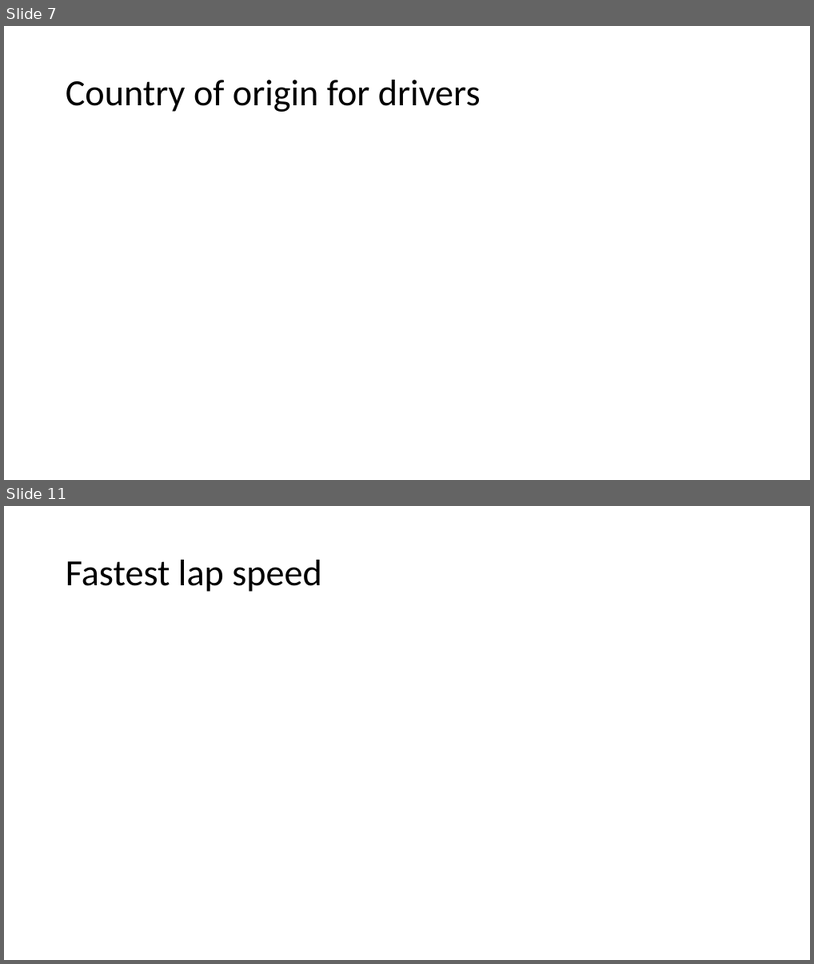
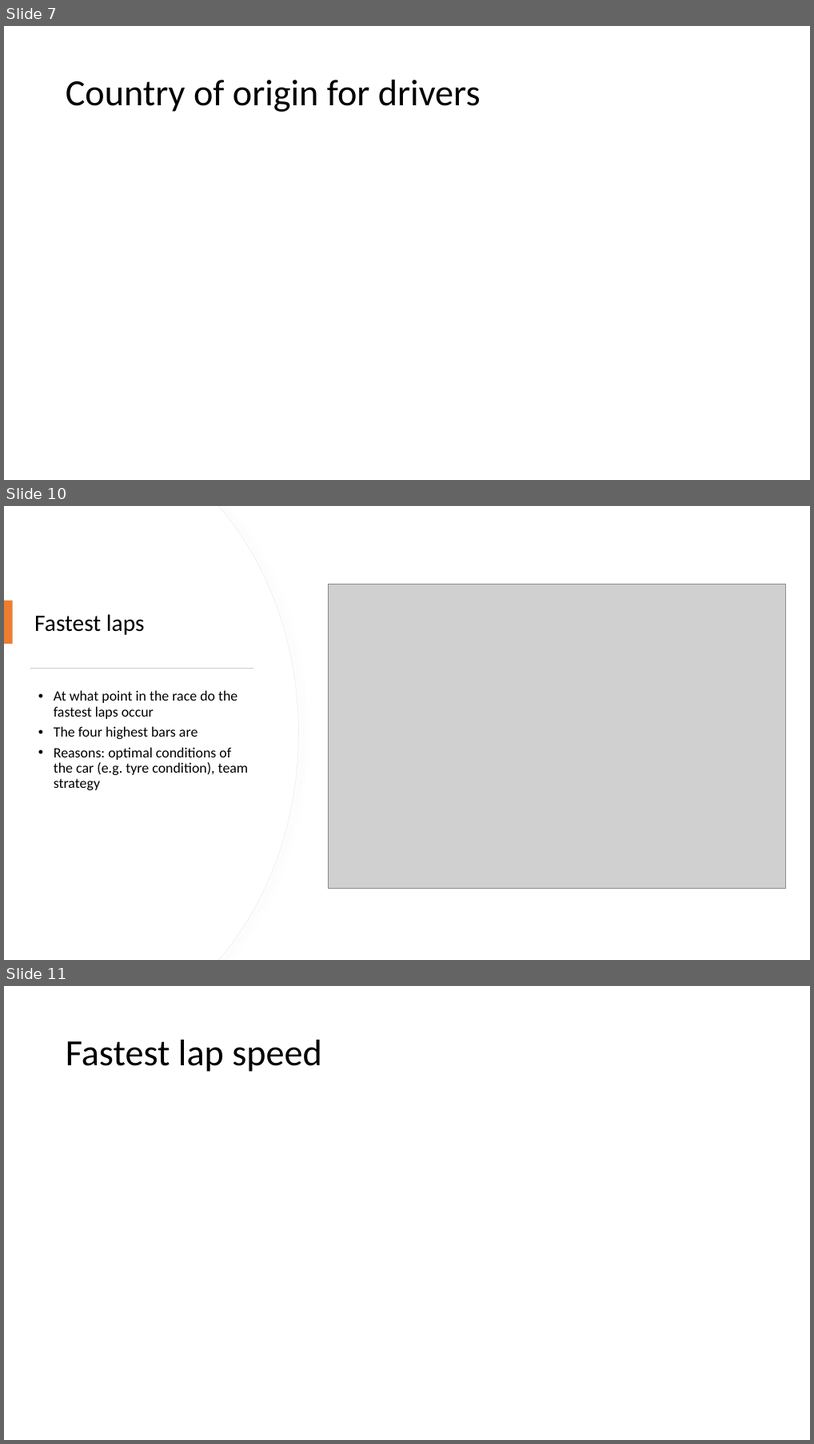
Before and after one commit to Praveena-codee/Project1, a slide deck: Project 1 - F1 factors.pptx. Shown one above the other, each under a label of ours: slides 7 and 11 before the commit, slides 7, 10 and 11 after it; the slides between them are not shown. The pictures are 814x964 and 814x1444 pixels, drawn with LibreOffice and Linux fonts; fonts in the diff are those of the drawing; grey boxes stand for pictures. Boxes give left, top, right and bottom in pixels: in the first picture for what was removed or moved away, otherwise in the second. Text is boxed around its words. In the diff, an @@ line names an element or a change of style, - is before the commit and + after.

```diff
--- a/Project 1 - F1 factors.pptx
+++ b/Project 1 - F1 factors.pptx
@@ slide 10 added at (4,506,810,960), background #FFFFFF @@
@@ freeform shape added at (4,506,298,960), fill #FFFFFF, outline #EFEFEF 0.75 pt @@
@@ freeform shape added at (4,506,298,960), fill #FFFFFF @@
@@ rectangle added at (4,600,13,644), fill #ED7D31 @@
@@ picture added at (328,584,786,888) @@
@@ title added at (34,614,145,635), 28 pt, text #000000 @@
+Fastest laps
@@ rectangle added at (30,668,254,668), fill #D5D5D5 @@
@@ text added at (54,690,249,790), 17 pt, text #000000 @@
+• At what point in the race do the fastest laps occur
+• The four highest bars are
+• Reasons: optimal conditions of the car (e.g. tyre condition), team strategy
```
Also in this commit, not shown: 8 slides changed, 4 other slides added, 5 slides removed.
